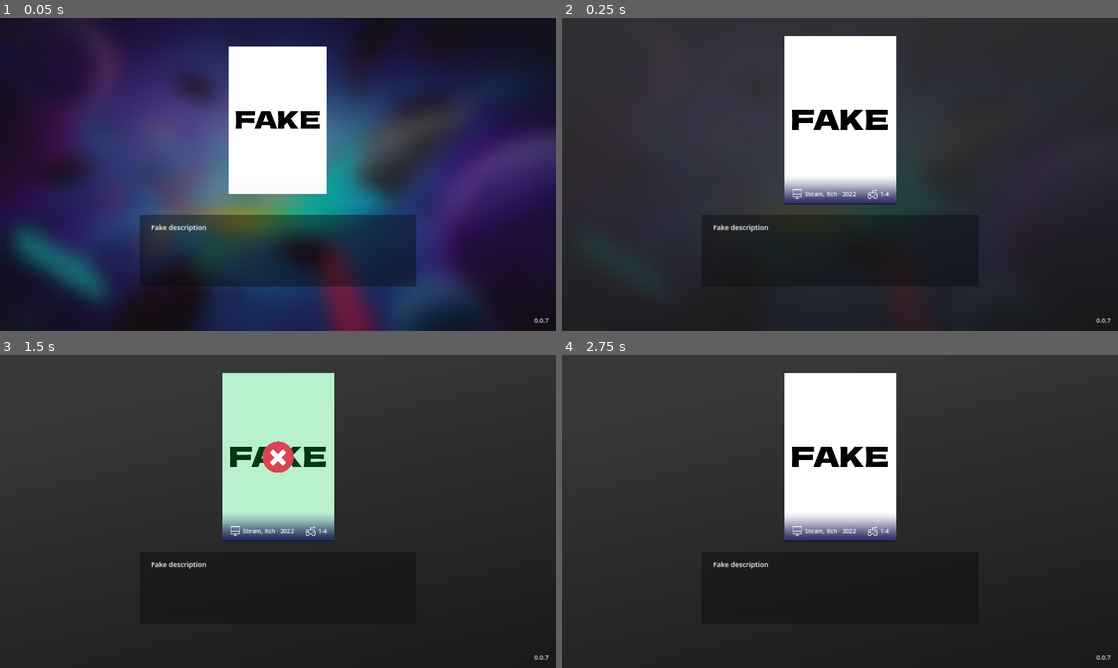
Above: before the commit, frames 1-4 (two rows, left to right).
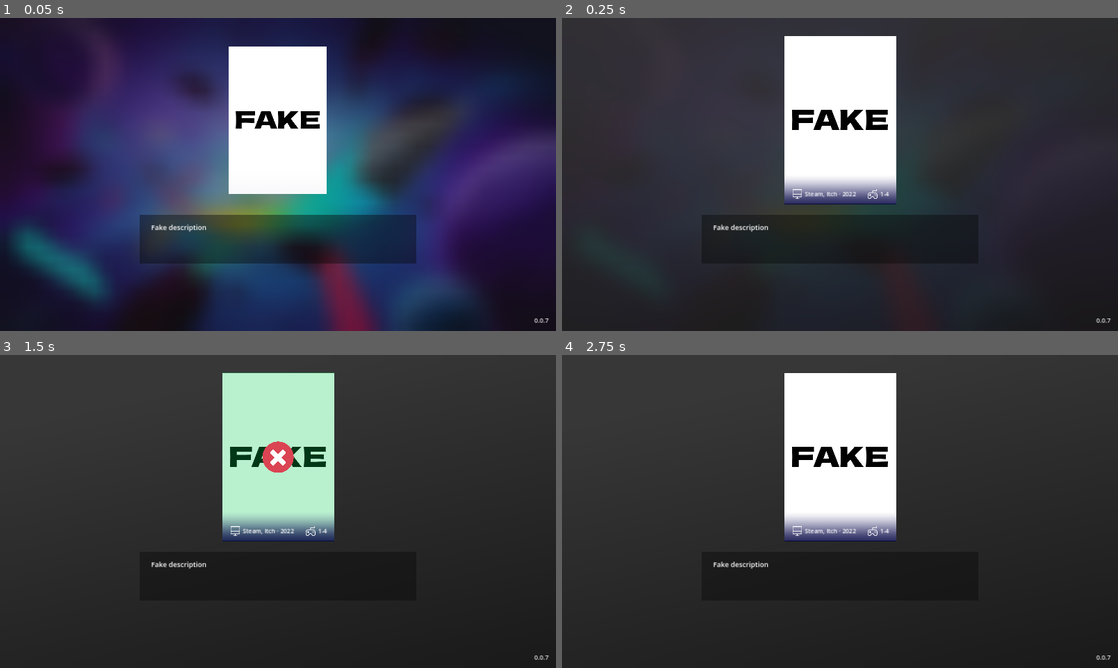
Above: after the commit, the same moments.

Repository: MrEliptik/game_launcher
Game: Godot game, scene res://scenes/app/app.tscn
The game is run twice, just before and just after one commit, with the same random seed, the same clock (stepped at 60 frames per second) and the same inputs.
Inputs (mouse positions are in pixels of both pictures, inside the frame that each line leads up to):
- Up to frame 1 (0.05 s): no input
- Up to frame 2 (0.25 s): no input
- Up to frame 3 (1.5 s): move the mouse to (400, 495) at 0.52 s; hold Right (ui_right) 0.53-1.28 s; tap Enter at 1.25 s; move the mouse to (166, 527) at 1.27 s; hold Left (ui_left) from 1.28 s (still down)
- Up to frame 4 (2.75 s): tap Space at 2 s; move the mouse to (895, 442) at 2.02 s; release Left (ui_left) at 2.03 s; hold Right (ui_right) from 2.03 s (still down)

The runs differ from the first frame. In frame 1, 2.9% of the frame differs, in the area x 25-75%, y 78-86%; in frame 2, less than 0.1%; in frame 3, less than 0.1%; in frame 4, less than 0.1%.
Error in both runs: Invalid call. Nonexistent function 'has' in base 'Nil'. (res://shared/utils/update_checker.gd:29)

Commit message:
fix anchoring to support correctly expand mode

Diff:
--- a/project.godot
+++ b/project.godot
@@ -30,6 +30,7 @@
 window/size/window_width_override=1280
 window/size/window_height_override=720
 window/stretch/mode="canvas_items"
+window/stretch/aspect="expand"
 
 [input]
 
--- a/scenes/app/app.tscn
+++ b/scenes/app/app.tscn
@@ -129,11 +129,17 @@
 script = ExtResource("4_df76v")
 
 [node name="PanelContainer" type="PanelContainer" parent="."]
-layout_mode = 2
-offset_left = 482.0
-offset_top = 680.0
-offset_right = 1438.0
-offset_bottom = 926.0
+layout_mode = 1
+anchors_preset = -1
+anchor_left = 0.5
+anchor_top = 0.5
+anchor_right = 0.5
+anchor_bottom = 0.5
+offset_left = -478.0
+offset_top = 140.0
+offset_right = 478.0
+offset_bottom = 307.0
+grow_horizontal = 2
 size_flags_horizontal = 3
 size_flags_vertical = 0
 theme_override_styles/panel = SubResource("StyleBoxFlat_w6y87")
@@ -179,6 +185,7 @@
 autowrap_mode = 3
 
 [node name="QRContainer" type="VBoxContainer" parent="PanelContainer/MarginContainer/HBoxContainer"]
+visible = false
 layout_mode = 2
 theme_override_constants/separation = 5
 
